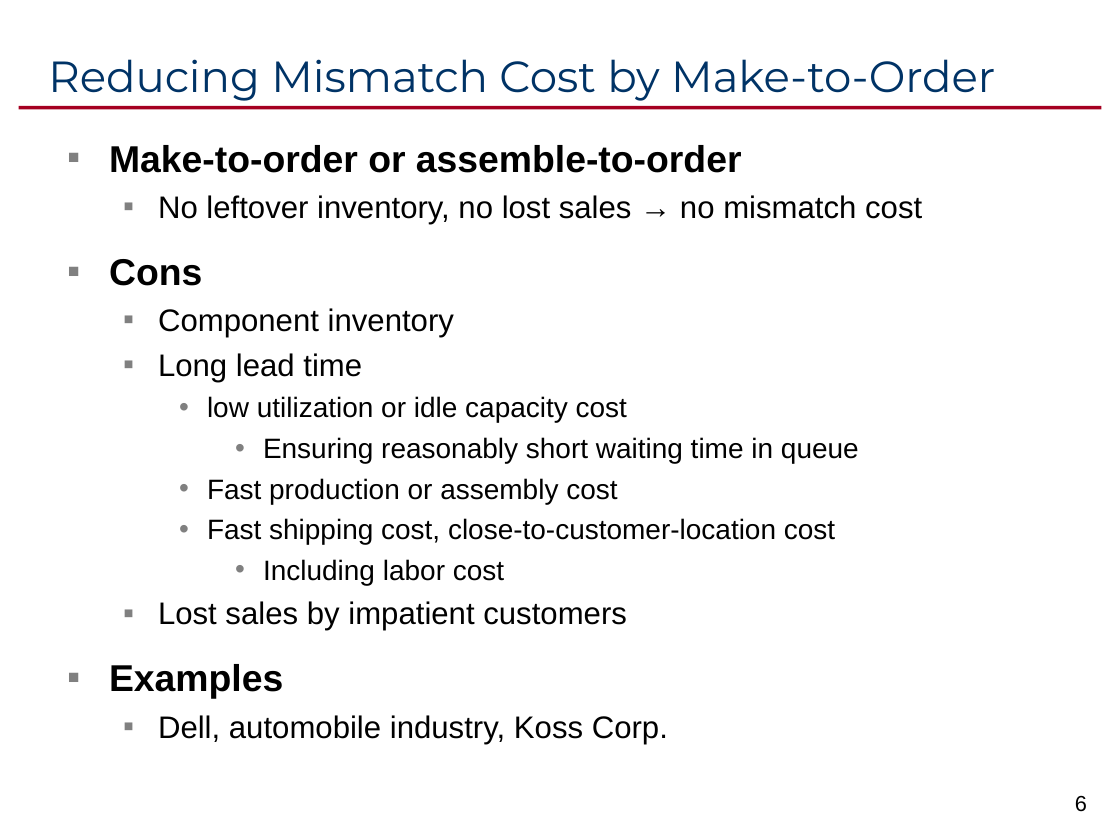
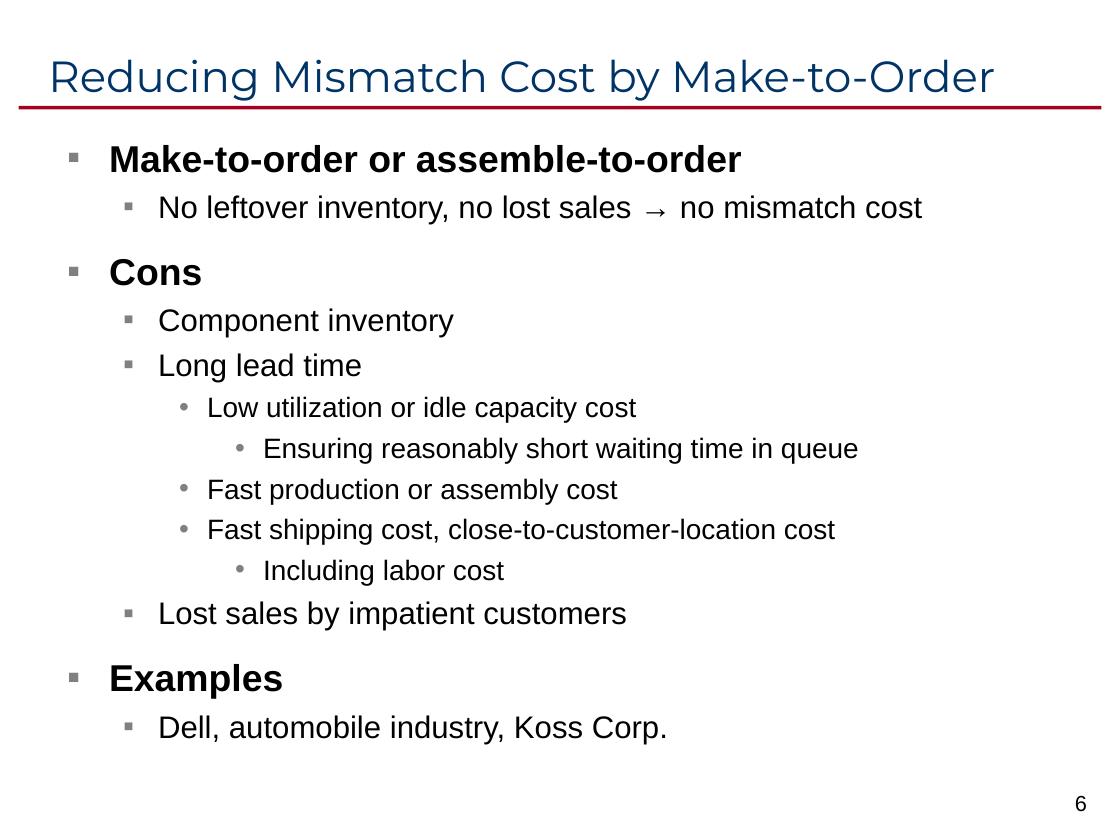
Before and after one commit to ikelab/courses, a slide deck: slide 6 of pm2016/c13.ppt. Drawn at 1120x840 pixels with LibreOffice and Linux fonts; fonts in the diff are those of the drawing. Boxes give left, top, right and bottom in pixels: in the first picture for what was removed or moved away, otherwise in the second. Text is boxed around its words. In the diff, an @@ line names an element or a change of style, - is before the commit and + after.

```diff
--- a/pm2016/c13.ppt
+++ b/pm2016/c13.ppt
@@ text at box(207, 396, 636, 423): text changed @@
-    • low utilization or idle capacity cost
+    • Low utilization or idle capacity cost
```
Also in this commit, not shown: 6 other slides changed.
